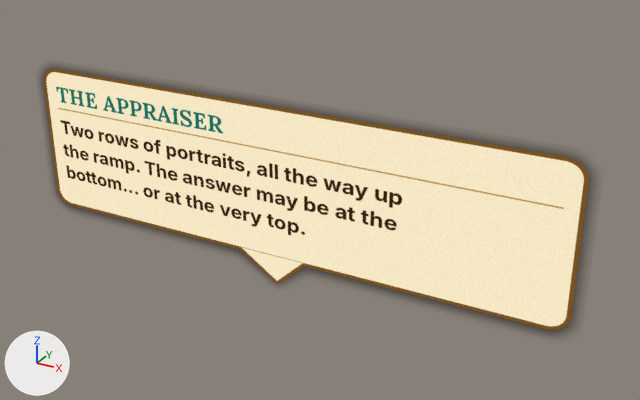
The glTF model sb_appraiser_t4.glb, before and after one commit.
Both versions are drawn from a 50 mm lens placed at (2.06, -3.31, 1.69), pointed at (0.2, 0.07, 0.0). Every picture has the same lights, and +X, +Y and +Z are marked at lower left. The older version comes first. Vertices at exactly the same position are counted once.

The scene before the commit, as lines of its bpy script (objects in view):
```python
me_spire = bpy.data.meshes.new('spire')
me_spire.from_pydata(...)  # 4 vertices, 2 faces; spans x -1.49..1.49, y 0.0, z -0.5..0.5
me_spire.materials.append(mat_txt)
ob_spire = bpy.data.objects.new('spire', me_spire)
ob_spire.location = (0.0, 0.0, 0.0)
```
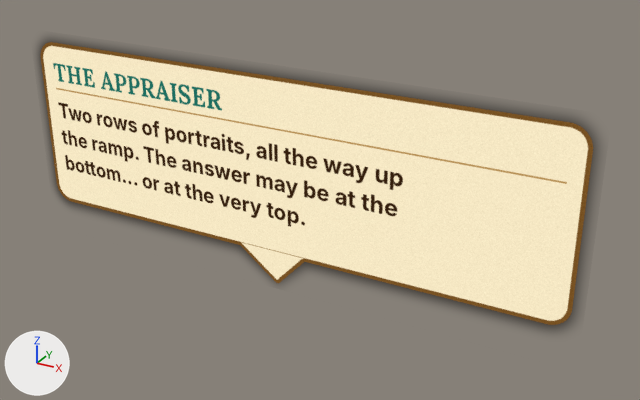
The newer file is also rescaled (x0.87), turned or shifted as a whole; pictures and numbers use the older file's frame.

What differs and where, as boxes (x1, y1, x2, y2) in the pictures (640 x 400 px):
'spire', reshaped (9% taller)
    before: (42, 67, 592, 333)
    after: (39, 40, 596, 329)

Patch to the scene script:
```diff
--- a/sb_appraiser_t4.glb.py
+++ b/sb_appraiser_t4.glb.py
@@ me_spire @@
 # used by ob_spire; location = (0.0, 0.0, 0.0)
-me_spire.from_pydata(...)  # 4 vertices, 2 faces; spans x -1.49..1.49, y 0.0, z -0.5..0.5
-me_spire.vertices[2].co = (1.49, 0.0, 0.5)
-me_spire.vertices[3].co = (-1.49, 0.0, 0.5)
+me_spire.from_pydata(...)  # 4 vertices, 2 faces; spans x -1.49..1.49, y 0.0, z -0.5..0.65
+# me_spire part 1
+me_spire.vertices[2].co = (1.49, 0.0, 0.65)
+me_spire.vertices[3].co = (-1.49, 0.0, 0.65)
 me_spire.materials.append(mat_txt)
```
